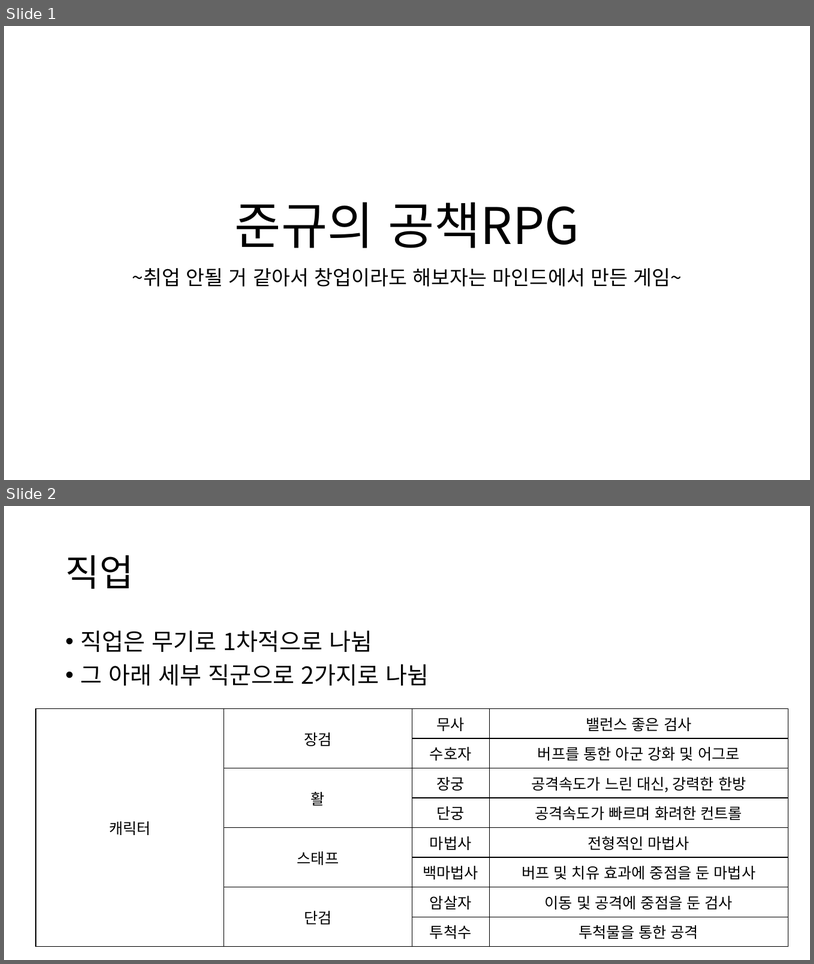
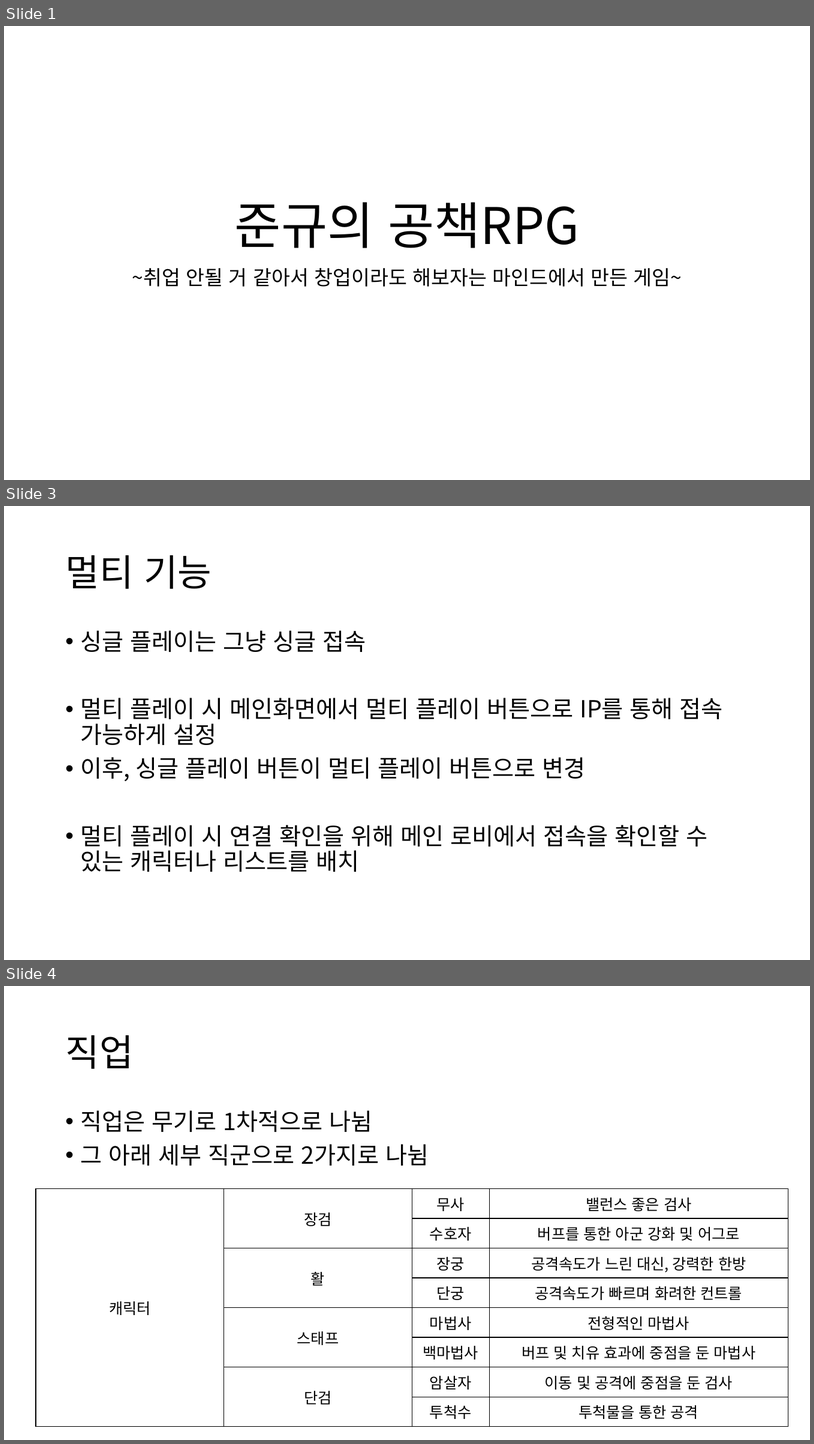
Before and after one commit to zyx0208/First, a slide deck: 기획.pptx. Shown one above the other, each under a label of ours: slides 1 and 2 before the commit, slides 1, 3 and 4 after it; the slides between them are not shown. The pictures are 814x964 and 814x1444 pixels, drawn with LibreOffice and Linux fonts; fonts in the diff are those of the drawing. Boxes give left, top, right and bottom in pixels: in the first picture for what was removed or moved away, otherwise in the second. Text is boxed around its words. In the diff, an @@ line names an element or a change of style, - is before the commit and + after.

Commit message:
게임 시작 화면 프로토타입 제작
-메인 UI 레벨 추가
UI는 간단하게 배치만 신경씀(디자인은 게임 에셋이 좀 확정되고 분위기 맞춰서 할 예정)
접속 시 메인UI와 더불어 캐릭터를 WASD로 조종하면서 놀 수 있고, 멀티 플레이 시 해당 화면에 사람이 추가되는 형식
이를 위한 메인로비용 캐릭터까지 제작

```diff
--- a/기획.pptx
+++ b/기획.pptx
@@ slide 3 added at (x1=4, y1=506, x2=810, y2=960), background #FFFFFF @@
@@ title added at (x1=65, y1=555, x2=212, y2=589), 44 pt, text #000000 @@
+멀티 기능
@@ text added at (x1=81, y1=630, x2=723, y2=871), 28 pt, text #000000 @@
+• 싱글 플레이는 그냥 싱글 접속
+• 멀티 플레이 시 메인화면에서 멀티 플레이 버튼으로 IP를 통해 접속 가능하게 설정
+• 이후, 싱글 플레이 버튼이 멀티 플레이 버튼으로 변경
+• 멀티 플레이 시 연결 확인을 위해 메인 로비에서 접속을 확인할 수 있는 캐릭터나 리스트를 배치
@@ what was slide 2 is now slide 4 @@
```
Also in this commit, not shown: 1 slide changed, 14 other files.
